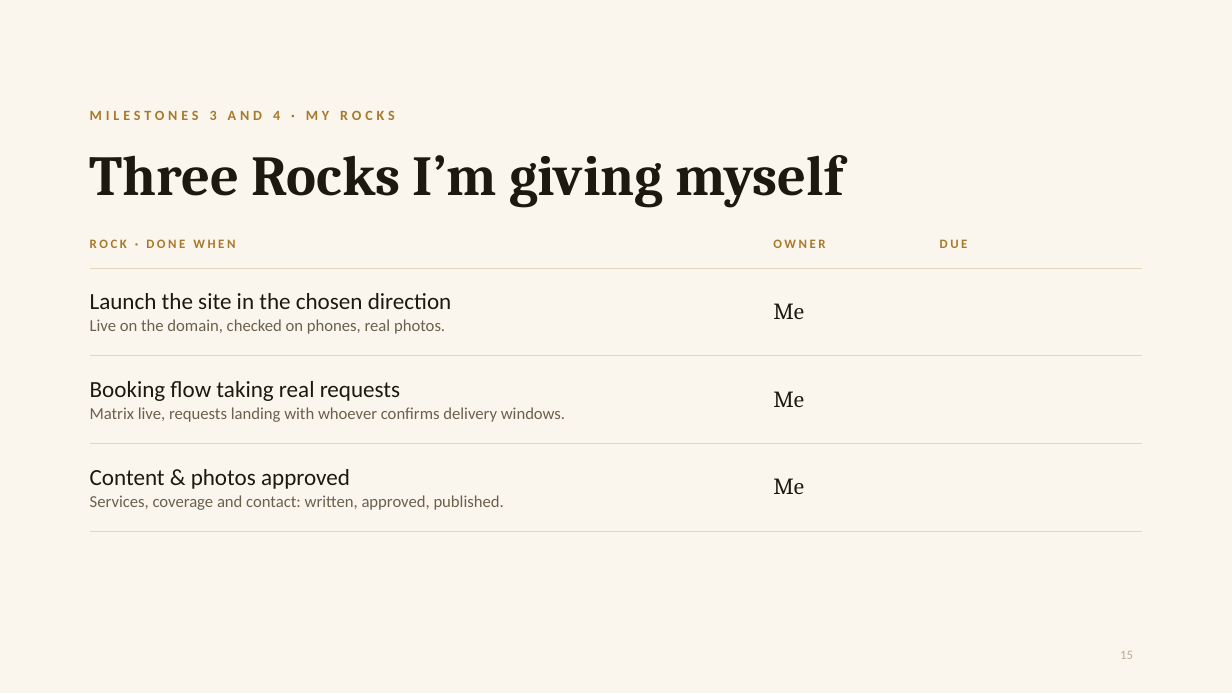
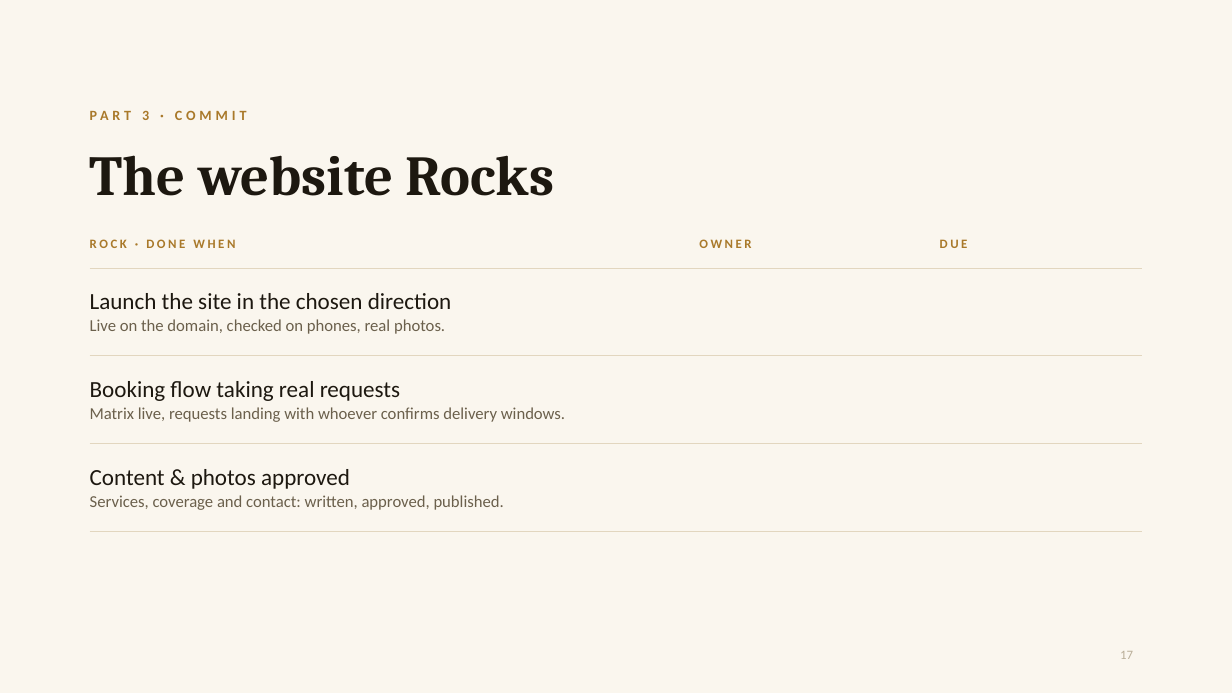
Before and after one commit to jpzllkfl/ace-design-presentation, a slide deck: slide 17 of ACE-Design-Review.pptx (slide 15 before the commit). Drawn at 1232x693 pixels with LibreOffice and Linux fonts; fonts in the diff are those of the drawing; background and template pictures are left out. Boxes give left, top, right and bottom in pixels: in the first picture for what was removed or moved away, otherwise in the second. Text is boxed around its words. In the diff, an @@ line names an element or a change of style, - is before the commit and + after.

```diff
--- a/ACE-Design-Review.pptx
+++ b/ACE-Design-Review.pptx
@@ text at bbox=[142, 111, 149, 120]: text changed @@
-MILESTONES 3 AND 4 · MY ROCKS
+PART 3 · COMMIT
@@ title at bbox=[90, 155, 554, 196]: text changed @@
-Three Rocks I’m giving myself
+The website Rocks
@@ table at bbox=[90, 231, 1142, 514] @@
-row 2, column 2: Me
+row 2, column 2: 
-row 3, column 2: Me
+row 3, column 2: 
-row 4, column 2: Me
+row 4, column 2: 
@@ page number at bbox=[1120, 651, 1133, 659]: text changed @@
-15
+17
```
Also in this commit, not shown: 11 other slides changed, 4 slides added, 4 slides removed, 4 other files.
